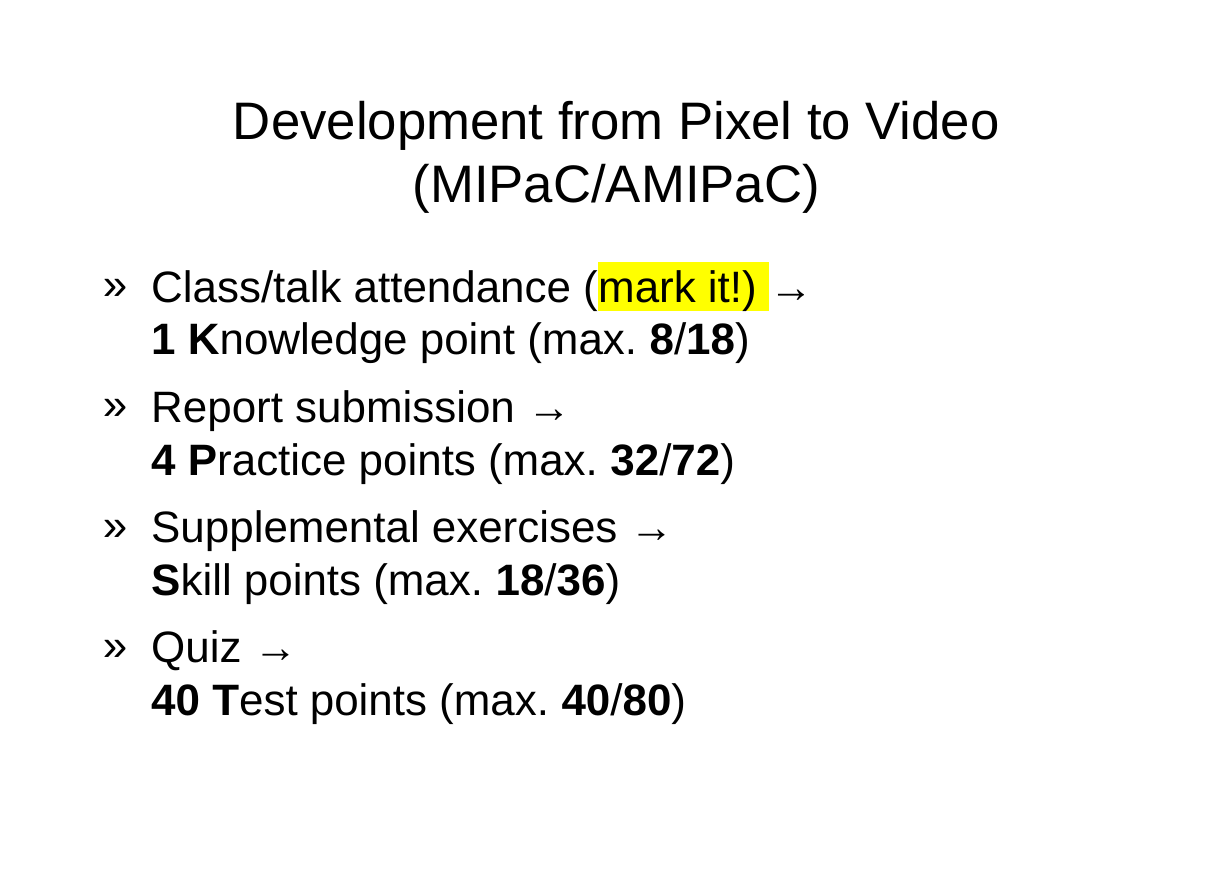
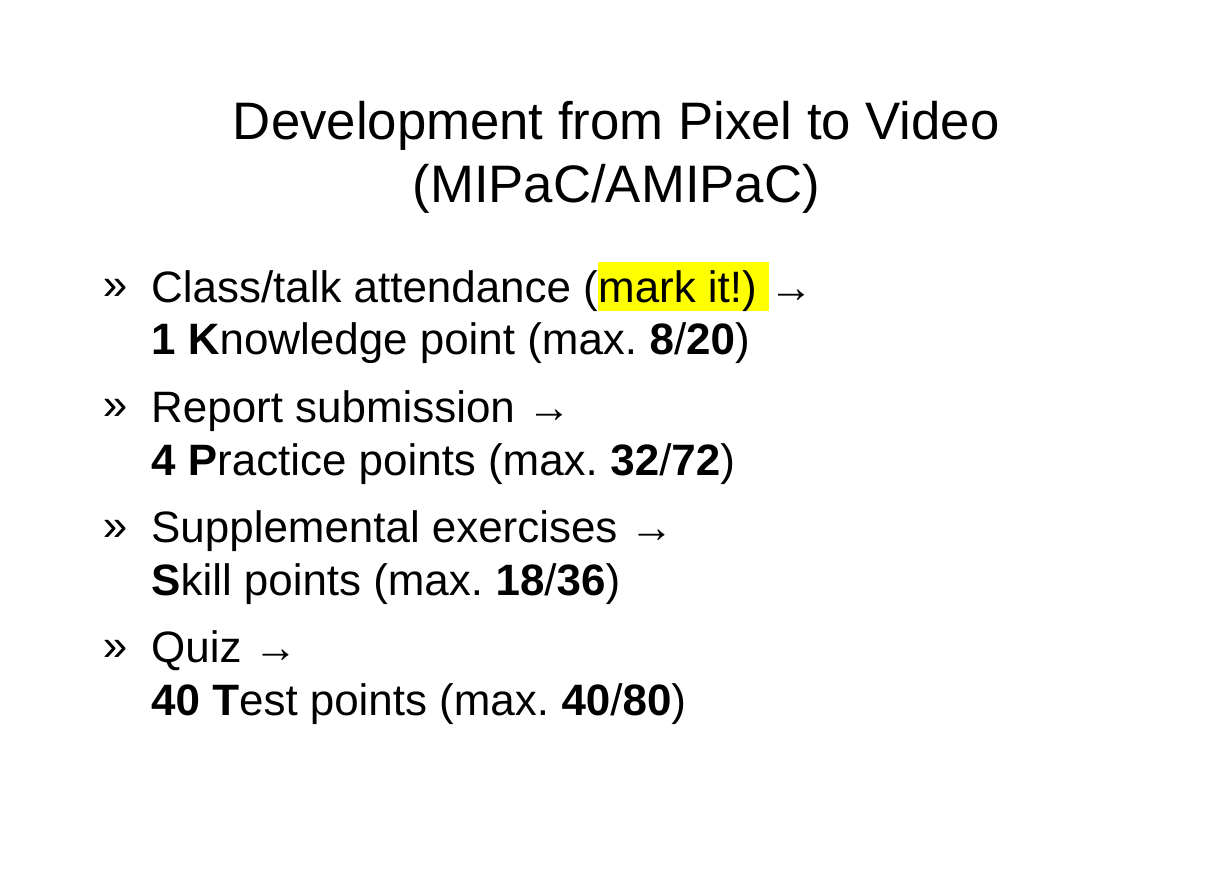
Before and after one commit to miklesz/AMIPaC, a slide deck: slide 11 of (A)MIPaC Introduction.pptx (slide 13 before the commit). Drawn at 1232x872 pixels with LibreOffice and Linux fonts; fonts in the diff are those of the drawing; background and template pictures are left out. Boxes give left, top, right and bottom in pixels: in the first picture for what was removed or moved away, otherwise in the second. Text is boxed around its words. In the diff, an @@ line names an element or a change of style, - is before the commit and + after.

```diff
--- a/(A)MIPaC Introduction.pptx
+++ b/(A)MIPaC Introduction.pptx
@@ text at [151, 266, 757, 363]: text changed @@
-» Class/talk attendance (mark it!) →
-  1 Knowledge point (max. 8/18)
+» Class/talk attendance (mark it!) →
+  1 Knowledge point (max. 8/20)
```
Also in this commit, not shown: 3 other slides changed, 3 slides removed, 8 other files.
